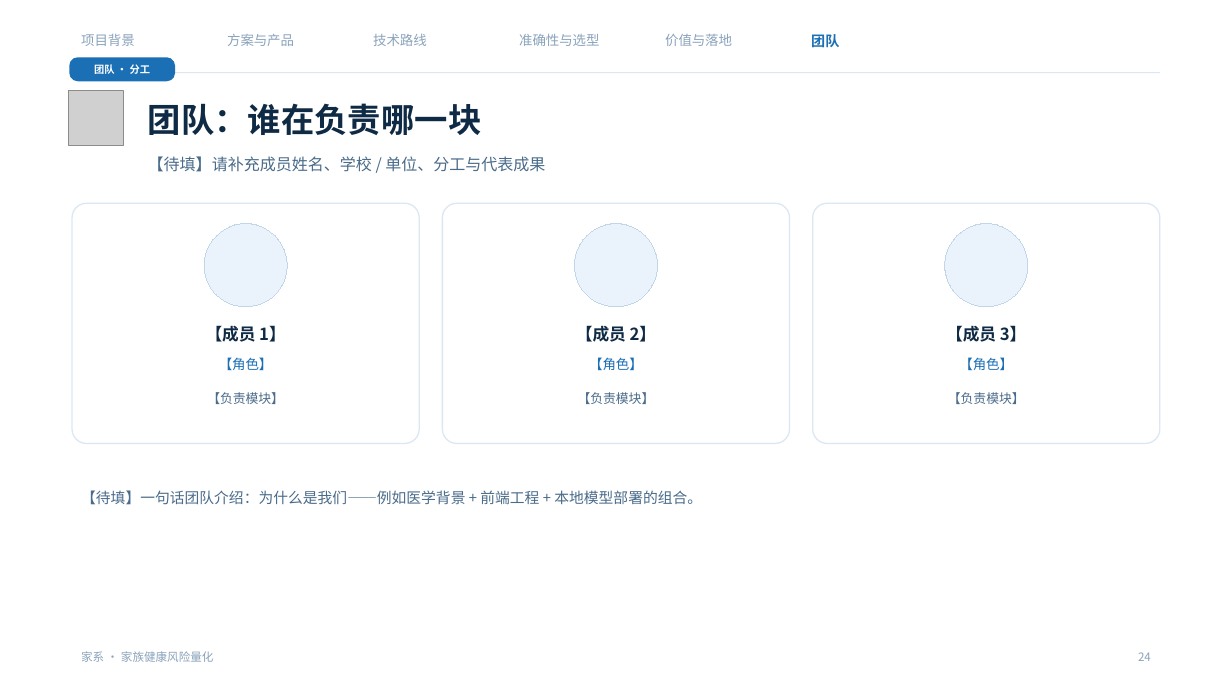
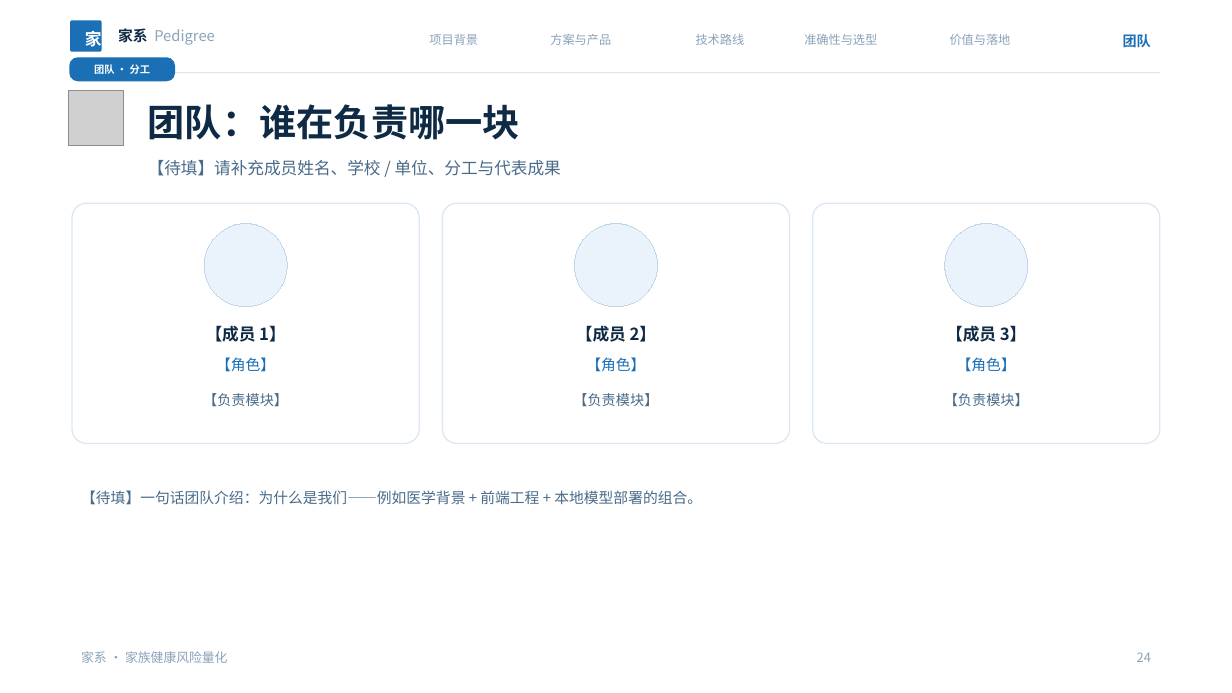
Before and after one commit to NimuStudio/jiaxi, a slide deck: slide 24 of deliverables/家系-答辩-v2.pptx. Drawn at 1232x693 pixels with LibreOffice and Linux fonts; fonts in the diff are those of the drawing; grey boxes stand for pictures; background and template pictures are left out. Boxes give left, top, right and bottom in pixels: in the first picture for what was removed or moved away, otherwise in the second. Text is boxed around its words. In the diff, an @@ line names an element or a change of style, - is before the commit and + after.

Commit message:
docs(deck): 参考获奖答辩稿改版——品牌页眉、字号上调、背景纹理
扫了 D:/12848/Desktop/ppt 里 7 份参考稿（19-33 页，图片 29-144 张，标题用阿里妈妈数黑体/
优设标题黑这类设计字体，正文普遍 20pt+）。我们与之最大的差距不是配色，而是：
每页没有贯穿的品牌标识、正文只有 9.5pt、背景几乎是纯白。

## 1. 页眉品牌带（全 25 页）
左侧实心方块「家」+「家系 Pedigree」，右侧六个栏目右对齐——品牌与导航分居两端。
原来只有六个灰栏目名，翻页时没有任何品牌锚点，这是「千篇一律」的主观来源之一。

## 2. 标题与正文各上调一档
标题 26 -> 29pt，副标题 12.5 -> 13pt；正文批量 +1pt（9.5->10.5、10->11、8.5->9.5），
共 140 处。参考稿把正文当「演讲字幕」用，我们原来当「文档小字」用。
已复核 P12/P17/P21 三页最密版面，无溢出。

## 3. 背景纹理加强
点阵 36px/alpha30 -> 28px/alpha40，弧线 3px/alpha30 -> 4px/alpha42（中性背景同步）。
参考稿背景有可见的纹理层，纯白会显得像没设计过的文档；但仍低于正文对比度，不抢字。

```diff
--- a/deliverables/家系-答辩-v2.pptx
+++ b/deliverables/家系-答辩-v2.pptx
@@ rounded rectangle added at <box>70,20,102,52</box>, fill #1A6FB5 @@
@@ text added at <box>85,28,102,50</box>, 13 pt, text #FFFFFF, bold @@
+家
@@ text added at <box>118,28,215,45</box>, 11.5 pt, text #8AA3BB @@
+家系 Pedigree
@@ size 10.5 to 9.5 pt; alignment left to right in 5 elements at <box>950,34,1011,45</box>, <box>804,34,877,45</box>, <box>696,34,745,45</box>, <box>550,34,611,45</box>, <box>429,34,478,45</box> @@
@@ text "项目背景": place and size @@
-text "项目背景" at <box>81,34,135,46</box>
+text "项目背景" at <box>429,34,478,45</box>
@@ text "方案与产品": place and size @@
-text "方案与产品" at <box>227,34,294,46</box>
+text "方案与产品" at <box>550,34,611,45</box>
@@ text "技术路线": place and size @@
-text "技术路线" at <box>373,34,427,46</box>
+text "技术路线" at <box>696,34,745,45</box>
@@ text "准确性与选型": place and size @@
-text "准确性与选型" at <box>519,34,599,46</box>
+text "准确性与选型" at <box>804,34,877,45</box>
@@ text "价值与落地": place and size @@
-text "价值与落地" at <box>665,34,732,46</box>
+text "价值与落地" at <box>950,34,1011,45</box>
@@ text "团队": place and size @@
-text "团队" at <box>811,34,839,48</box>
+text "团队" at <box>1123,32,1151,50</box>
@@ text "团队" at <box>1123,32,1151,50</box>: alignment left to right @@
@@ text "团队：谁在负责哪一块" at <box>148,104,520,140</box>: size 26 to 29 pt @@
@@ text "【待填】请补充成员姓名、学校 / 单位、分工与代表成果" at <box>148,160,561,176</box>: size 12.5 to 13 pt @@
@@ size 10.5 to 11.5 pt in 3 elements at <box>216,357,275,372</box>, <box>586,357,645,372</box>, <box>957,357,1016,372</box> @@
@@ size 10 to 11 pt in 3 elements at <box>203,393,288,406</box>, <box>573,393,658,406</box>, <box>944,393,1029,406</box> @@
@@ text "家系 · 家族健康风险量化" at <box>81,651,227,663</box>: size 9 to 10 pt @@
```
Also in this commit, not shown: 24 other slides changed, 10 other files.
